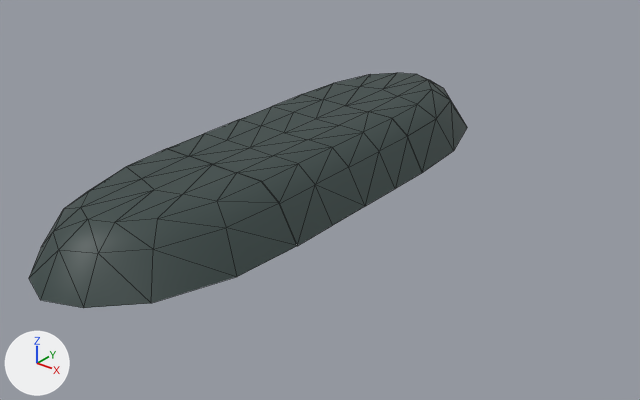
One commit to the COLLADA model Unity/Assets/Models/Row_Tiles_V3.dae: the scene before it, then after it.
Both versions are drawn from a 50 mm lens placed at (5.38, -5.66, 3.72), pointed at (0.71, 0.18, 0.1). Arrows for +X, +Y and +Z are at lower left; the lights stay in place. Mesh edges are drawn as thin lines.

The first picture shows 'End', 'Middle', 'Start'.
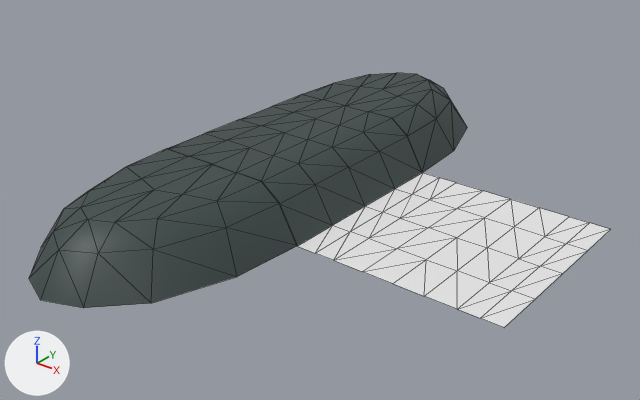
Boxes (x1, y1, x2, y2) around the edits, measured in the pictures (640 x 400 px):
'Ground', added: after (298, 173, 611, 327)

The edits, one by one:
Material 'Dirt' (mat_dirt) is new.
Its base color is (0.8, 0.8, 0.8) (white #e7e7e7).
Its roughness is 0.9.
Mesh me_circle_000 is new.
It has 45 vertices, 64 faces and spans x -1.0..1.0, y -1.0..1.0, z 0.0.
It uses material mat_dirt (white #e7e7e7).
Object 'Ground' (ob_ground) is new; it shows me_circle_000.
Its location is (2.0, 0.5, 0.0).
